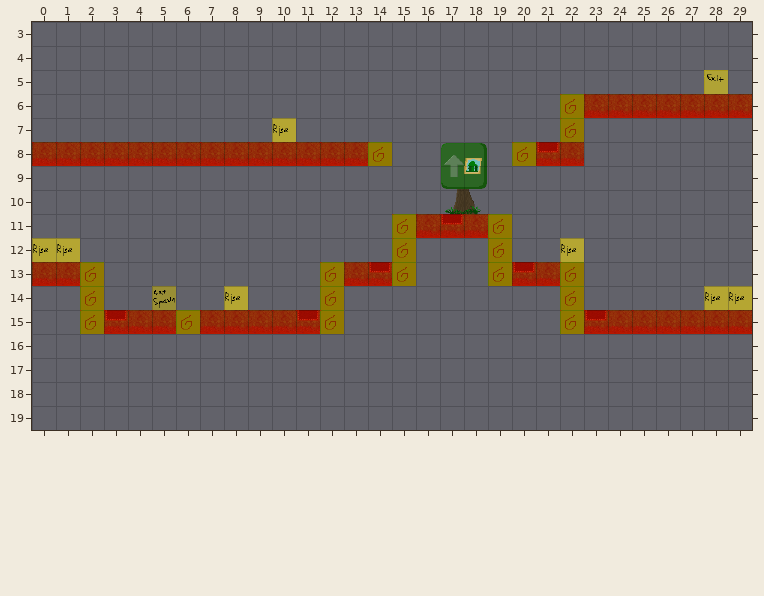
Two states of a Tiled map (JSON), res/level/4.json. That is the earlier state.
Cells are 32x32 px. Shown: x 0..29, y 3..19. Tiles whose own drawing changed are shown in their newer look in all pictures.
And afterwards:
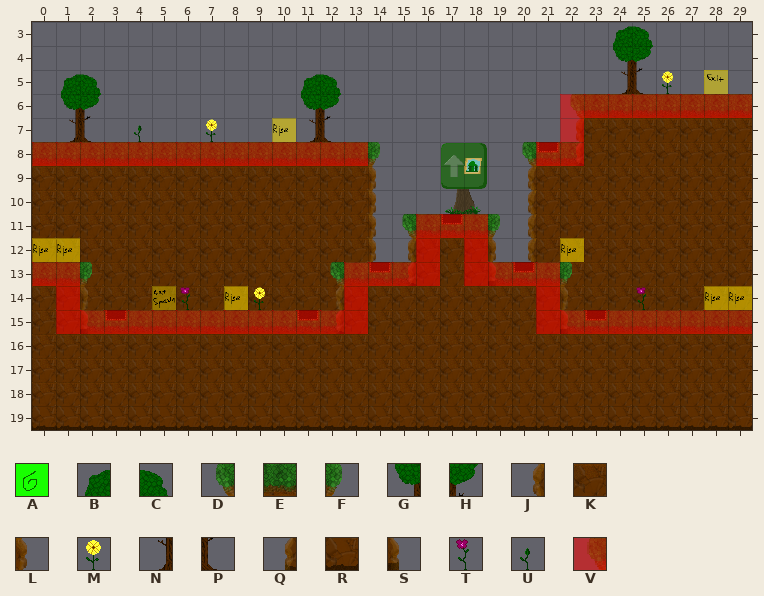
Key: from "tileset": A 0, B 20, C 21, D 22, E 23, F 24, G 40, H 41, J 42, K 43, L 44, M 49, N 60, P 61, Q 62, R 63, S 64, T 65, U 66, V 399.
_ is an empty cell.
Tiles replaced or removed in this view: A, V.
See-through tiles are keyed as they look on the map.
From old to new:
Changed rows in their new state; . is an unchanged cell.
Layer "level":
first column x 0:
 6 ......................_.......
 7 ......................_KKKKKKK
 8 .............._....._..KKKKKKK
 9 KKKKKKKKKKKKKK.......KKKKKKKKK
10 KKKKKKKKKKKKKK.......KKKKKKKKK
11 KKKKKKKKKKKKKK._..._.KKKKKKKKK
12 KKKKKKKKKKKKKK._KKK_.KKKKKKKKK
13 ..KKKKKKKKKKK..EKKKE..KKKKKKKK
14 KKKKKKKKKKKKKKKKKKKKKKKKKKKKKK
15 KKE...E.....EKKKKKKKKKE.......
16 KKKKKKKKKKKKKKKKKKKKKKKKKKKKKK
17 KKKKKKKKKKKKKKKKKKKKKKKKKKKKKK
18 KKKKKKKKKKKKKKKKKKKKKKKKKKKKKK
19 RRRRRRRRRRRRRRRRRRRRRRRRRRRRRR
Layer "detail":
first column x 1:
 3 .......................BC.
 4 .......................GH.
 5 BC........BC...........NPM
 6 GH........GH.........D....
 7 NP.U..M...NP.........J....
 8 .............F.....D.Q....
 9 .............L.....J......
10 .............L.....J......
11 .............LD...FJ......
12 .............LJ...LJ......
13 .F.........D..Q...S..F....
14 .L...T..M..J.........L..T.
15 .S.........Q.........S....
Layer "collision":
first column x 1:
 8 ............._....._..
11 .............._..._...
12 .............._V.V_...
13 ._........._...V.V..._
14 V_........._V.......V_
15 V...........V.......V.
